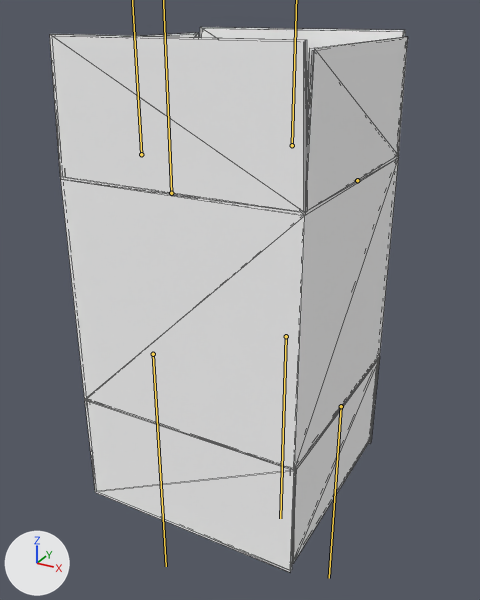
The glTF model microgames/break_down_boxes/opening_box.gltf as it was, and as the next commit left it.
Both versions are drawn from a 50 mm camera at (2.61, -4.76, 2.18) aimed at (-0.14, 0.24, -0.33). The axes (+X, +Y, +Z) are drawn at lower left. The lights are the same throughout. The bones that change are drawn over the model as lines. Mesh edges are drawn as thin lines.

The first picture shows 'BoxMesh'.
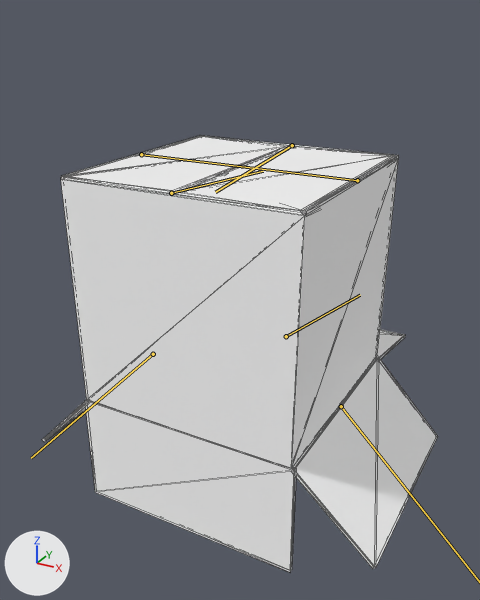
The newer file adds an action. The first version stands in its rest pose; the second is drawn at frame 1 of the action 'side_closed_alt'.

Changed parts and their boxes [x1, y1, x2, y2] in the pictures (480 x 600 px):
'BoxMesh', posed (11% wider, 20% shorter): before [50, 27, 408, 572]; after [42, 135, 438, 572]
bone 'top.L', root to tip: before (357, 180) to (357, 180); after (357, 180) to (356, 180)
bone 'bottom.R', root to tip: before (153, 354) to (166, 566); after (153, 354) to (31, 458)
bone 'bottom.F', root to tip: before (286, 336) to (280, 518); after (286, 336) to (360, 295)

What the commit changed:
Bone 'top.L' (bone_top_l) turns from (0, 0, 0) to (0, 0, 90) degrees about its own x, y and z.
Bone 'top.R' (bone_top_r) turns from (0, 0, 0) to (0, 0, -90) degrees about its own x, y and z.
Bone 'top.F' (bone_top_f) turns from (0, 0, 0) to (95, 0, 0) degrees about its own x, y and z.
Bone 'top.B' (bone_top_b) turns from (0, 0, 0) to (-95, 0, 0) degrees about its own x, y and z.
Bone 'bottom.R' (bone_bottom_r) turns from (0, 0, 0) to (45, 0, 0) degrees about its own x, y and z.
Bone 'bottom.L' (bone_bottom_l) turns from (0, 0, 0) to (-45, 0, 0) degrees about its own x, y and z.
Bone 'bottom.F' (bone_bottom_f) turns from (0, 0, 0) to (0, 0, -80) degrees about its own x, y and z.
